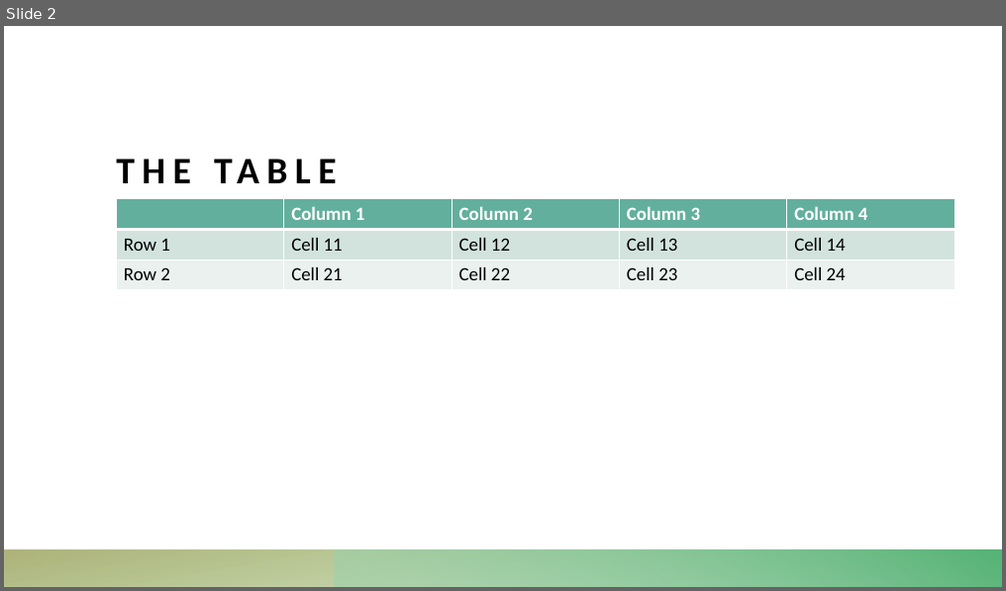
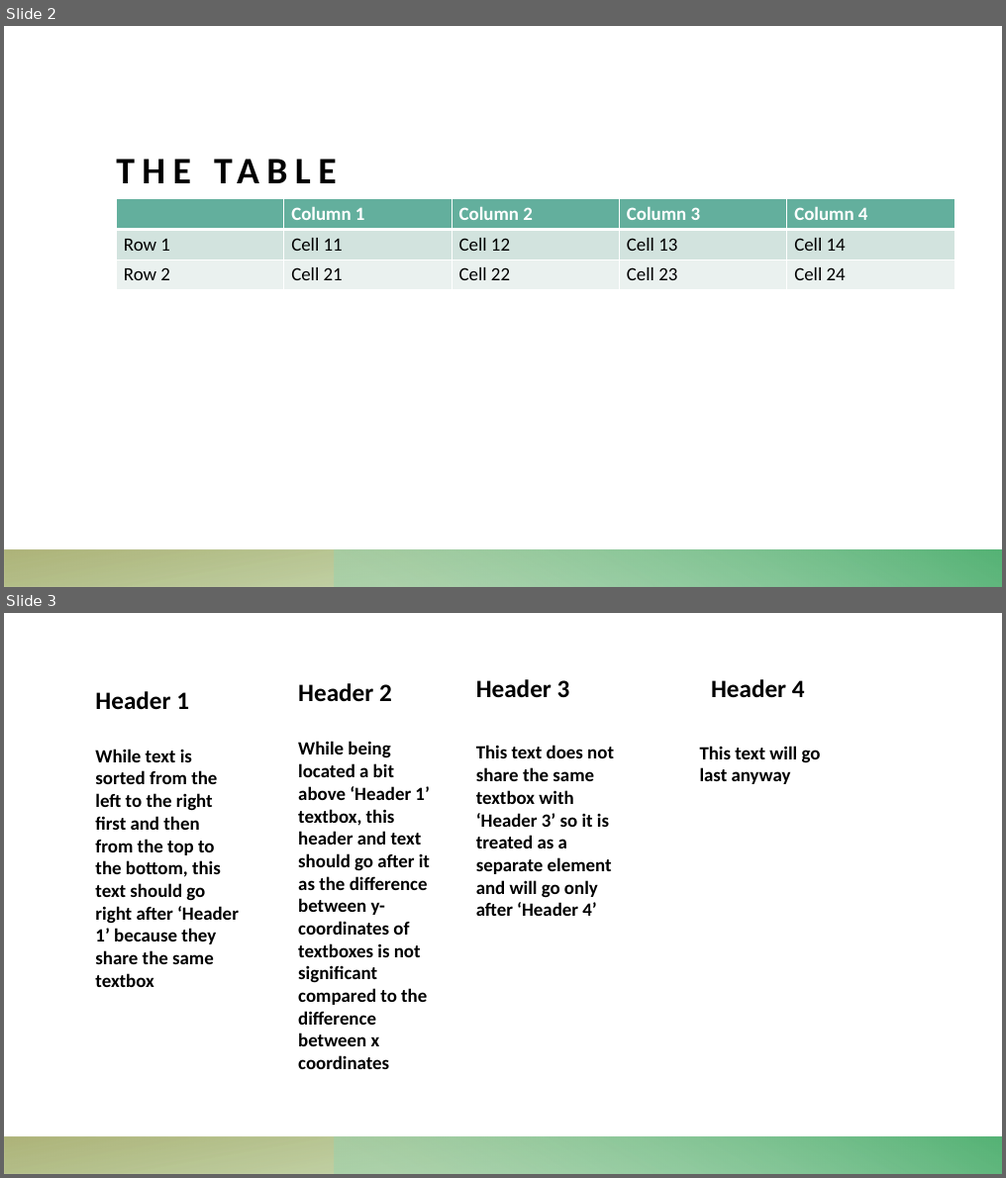
Before and after one commit to unidoc/unioffice-examples, a slide deck: presentation/text_extraction/extract.pptx. Shown one above the other, each under a label of ours: slide 2 before the commit, slides 2 and 3 after it. The pictures are 1006x591 and 1006x1178 pixels, drawn with LibreOffice and Linux fonts; fonts in the diff are those of the drawing. Boxes give left, top, right and bottom in pixels: in the first picture for what was removed or moved away, otherwise in the second. Text is boxed around its words. In the diff, an @@ line names an element or a change of style, - is before the commit and + after.

```diff
--- a/presentation/text_extraction/extract.pptx
+++ b/presentation/text_extraction/extract.pptx
@@ slide 3 added at [4,613,1002,1174], background #FFFFFF; not listed: 2 template elements that a slide beside it also shows @@
@@ text added at [95,691,239,987], 18 pt, text #000000, bold @@
+Header 1
+While text is sorted from the left to the right first and then from the top to the bottom, this text should go right after ‘Header 1’ because they share the same textbox
@@ text added at [298,683,430,1069], 18 pt, text #000000, bold @@
+Header 2
+While being located a bit above ‘Header 1’ textbox, this header and text should go after it as the difference between y-coordinates of textboxes is not significant compared to the difference between x coordinates
@@ text added at [476,679,570,698], 24 pt, text #000000, bold @@
+Header 3
@@ text added at [711,679,805,698], 24 pt, text #000000, bold @@
+Header 4
@@ text added at [476,745,614,916], 18 pt, text #000000, bold @@
+This text does not share the same textbox with ‘Header 3’ so it is treated as a separate element and will go only after ‘Header 4’
@@ text added at [700,746,821,784], 18 pt, text #000000, bold @@
+This text will go last anyway
```
Also in this commit, not shown: 22 other files.
